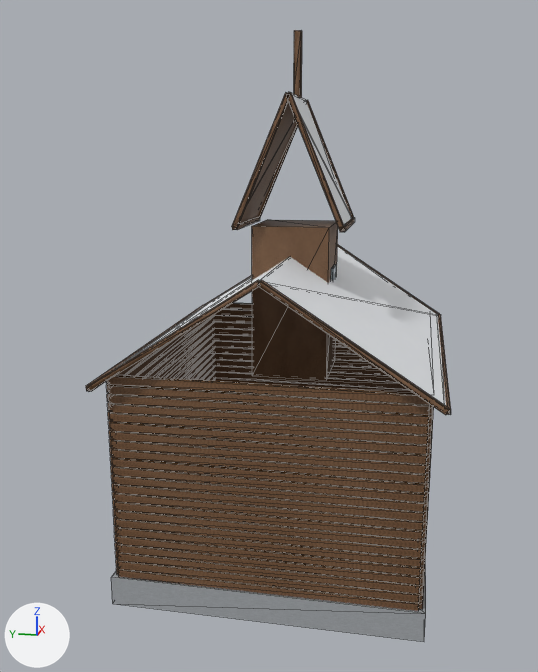
A saved change to the OBJ model assets/models/environment/church.obj.
Both versions are drawn from a camera (50 mm lens) standing at (-24.7, -4.0, 13.5) and looking at (-0.5, 0.8, 7.4). The lights are fixed; the arrows at lower left show +X, +Y and +Z. The picture after the commit comes second. Mesh edges are drawn as thin lines. Where no turn or scale is listed for an object, it has been applied to the vertices. Vertices at exactly the same position are counted once.

The first picture shows 'church'.
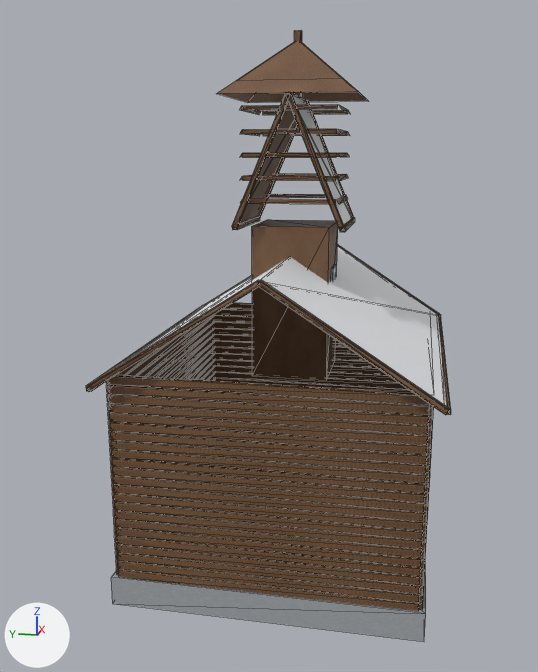
Commit message: assets: give Sakkola church a readable belfry roof

Location of each change, [x1, y1, x2, y2] in pixels of the pictures (538 x 672 px):
part 1 of me_church, added (brown): after [216, 41, 368, 204]

Patch to the scene script:
```diff
--- a/assets/models/environment/church.obj.py
+++ b/assets/models/environment/church.obj.py
@@ me_church @@
 # used by ob_church; location = (0.0, 0.0, 0.0)
-me_church.from_pydata(...)  # 936 vertices, 1384 faces; spans x -6.0..6.0, y -5.0..5.0, z 0.0..17.2
+me_church.from_pydata(...)  # 1033 vertices, 1432 faces; spans x -6.0..6.0, y -5.0..5.0, z 0.0..17.2
+# me_church part 1
+# 57 vertices are added at x -2.1..2.1, y -2.1..2.1, z 11.9..17.0
+# 20 new vertices lie (3.0, 0.0, 0.0) away from vertices in x -1.5, y -1.6..1.6, z 11.9..14.9
+# 20 new vertices lie (0.0, 3.0, 0.0) away from vertices in x -1.6..1.6, y -1.5, z 11.9..14.9
+# 40 new faces join them, mat_tower_wood (picture img_bark_albedo_bmp)
+# 4 new faces join them, mat_roof_wood (picture img_bark_albedo_bmp)
+# 4 new faces join them, mat_roof_snow (picture img_snow_albedo_bmp)
 me_church.materials.append(mat_foundation_stone)
```
